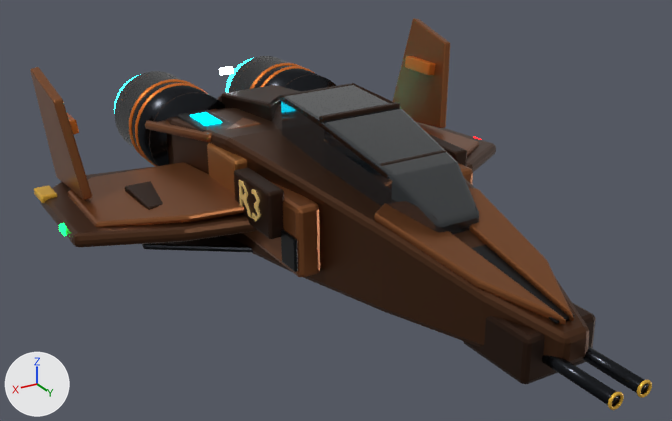
A saved change to the glTF model fighter/scav/raider3.glb.
Rendered twice from a 50 mm lens placed at (6.16, 10.25, 4.94), pointed at (0.22, 0.35, -0.01). The lights are fixed; the arrows at lower left show +X, +Y and +Z. The picture after the commit comes second. Where no turn or scale is listed for an object, it has been applied to the vertices. Vertices at exactly the same position are counted once.

Names of what the first picture shows: 'Canopy', 'Static_EngineIron', 'Static_Raider3BrownArmor', 'Static_Raider3BurntOrange', 'Static_Raider3DarkArmor', 'Static_Raider3OchreDetail', 'Static_Raider3Recess', 'Static_Raider3UmberHull', 'Static_Raider3WarmArmor' and 6 more.
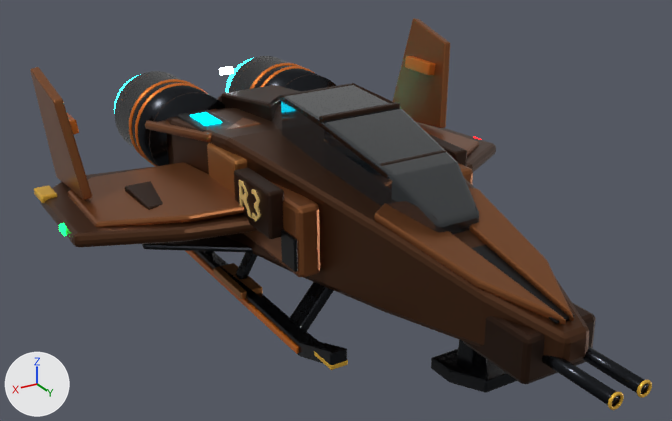
Changed parts and their boxes (x1, y1, x2, y2) in the pictures (672 x 421 px):
'Static_Raider3BurntOrange', reshaped (mostly hidden): before (67, 56, 436, 166); after (67, 56, 436, 354)
'Static_Raider3WarmArmor', reshaped (mostly hidden): before (119, 70, 247, 194); after (119, 70, 263, 299)
part 1 of me_static_engineiron, added: after (194, 251, 517, 393)
part 2 of me_static_raider3burntorange, added: after (186, 251, 299, 354)
part 3 of me_static_raider3ochredetail, added: after (314, 351, 348, 370)
part 4 of me_static_raider3warmarmor, added (brown): after (214, 263, 263, 299)

The change, as a list of edits to the scene's bpy script:
```text
Change me_static_engineiron:
    used by ob_static_engineiron; location = (0.0, 0.0, -0.06)
    remove me_static_engineiron.from_pydata(...)  # 748 vertices, 1312 faces; spans x -3.0..3.0, y -4.53..5.34, z -0.78..1.07
    add me_static_engineiron.from_pydata(...)  # 1288 vertices, 2356 faces; spans x -3.0..3.0, y -4.53..5.34, z -1.26..1.07
    me_static_engineiron part 1: 540 vertices added at x -1.47..1.47, y -2.58..3.64, z -1.26..-0.4
Change me_static_raider3burntorange:
    used by ob_static_raider3burntorange; location = (-1.02, -3.19, 0.3)
    remove me_static_raider3burntorange.from_pydata(...)  # 2048 vertices, 4072 faces; spans x -2.08..4.12, y -0.35..7.35, z -1.14..0.79
    add me_static_raider3burntorange.from_pydata(...)  # 2160 vertices, 4288 faces; spans x -2.08..4.12, y -0.35..7.35, z -1.59..0.79
    me_static_raider3burntorange part 2: a new loose piece of 56 vertices spanning x 2.47..2.52, y 0.64..4.73, z -1.59..-1.43, in mat_raider3burntorange (orange #dd7624)
    other edits to the shape of me_static_raider3burntorange do not show in these pictures
Change me_static_raider3ochredetail:
    used by ob_static_raider3ochredetail; location = (-0.19, 5.35, -0.1)
    remove me_static_raider3ochredetail.from_pydata(...)  # 688 vertices, 1368 faces; spans x -3.27..3.65, y -8.13..0.02, z -0.1..0.09
    add me_static_raider3ochredetail.from_pydata(...)  # 800 vertices, 1584 faces; spans x -3.27..3.65, y -8.13..0.02, z -0.94..0.09
    me_static_raider3ochredetail part 3: the loose piece of 56 vertices spanning x 3.41..3.65, y -8.13..-7.69, z -0.1..0.02 is copied, and the copy is scaled about its middle by (1.05, 0.94, 0.681), then moved by (-1.99, 4.68, -0.86); it spans x 1.42..1.66, y -3.44..-3.03, z -0.94..-0.86
    other edits to the shape of me_static_raider3ochredetail do not show in these pictures
Change me_static_raider3warmarmor:
    used by ob_static_raider3warmarmor; location = (-1.02, -4.07, 0.29)
    remove me_static_raider3warmarmor.from_pydata(...)  # 688 vertices, 1368 faces; spans x -0.69..2.73, y -0.08..3.9, z -0.69..0.69
    add me_static_raider3warmarmor.from_pydata(...)  # 744 vertices, 1476 faces; spans x -0.69..2.73, y -0.08..4.13, z -1.45..0.69
    me_static_raider3warmarmor part 4: a new loose piece of 56 vertices spanning x 2.22..2.55, y 3.2..4.13, z -1.45..-1.32, in mat_raider3warmarmor (brown #af733c)
```
